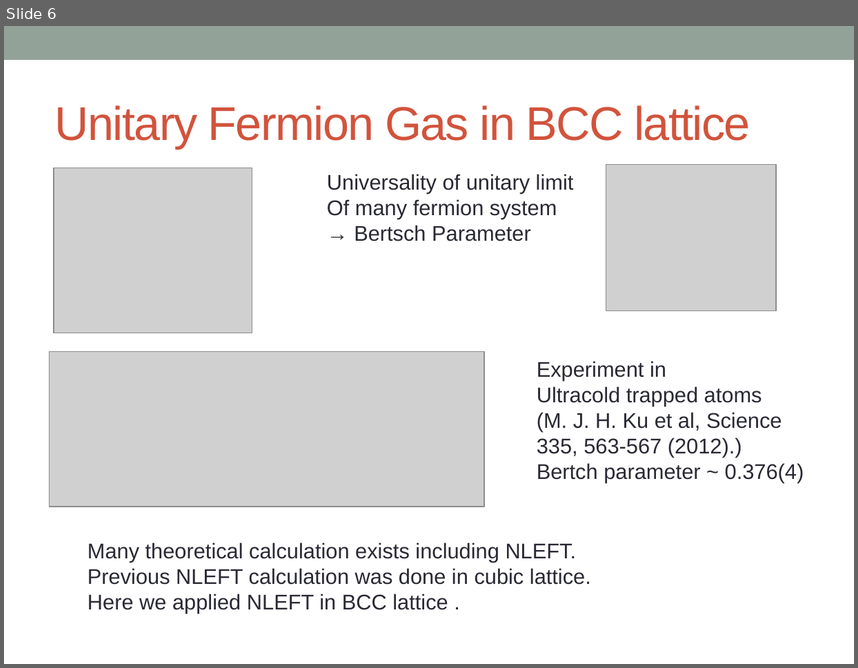
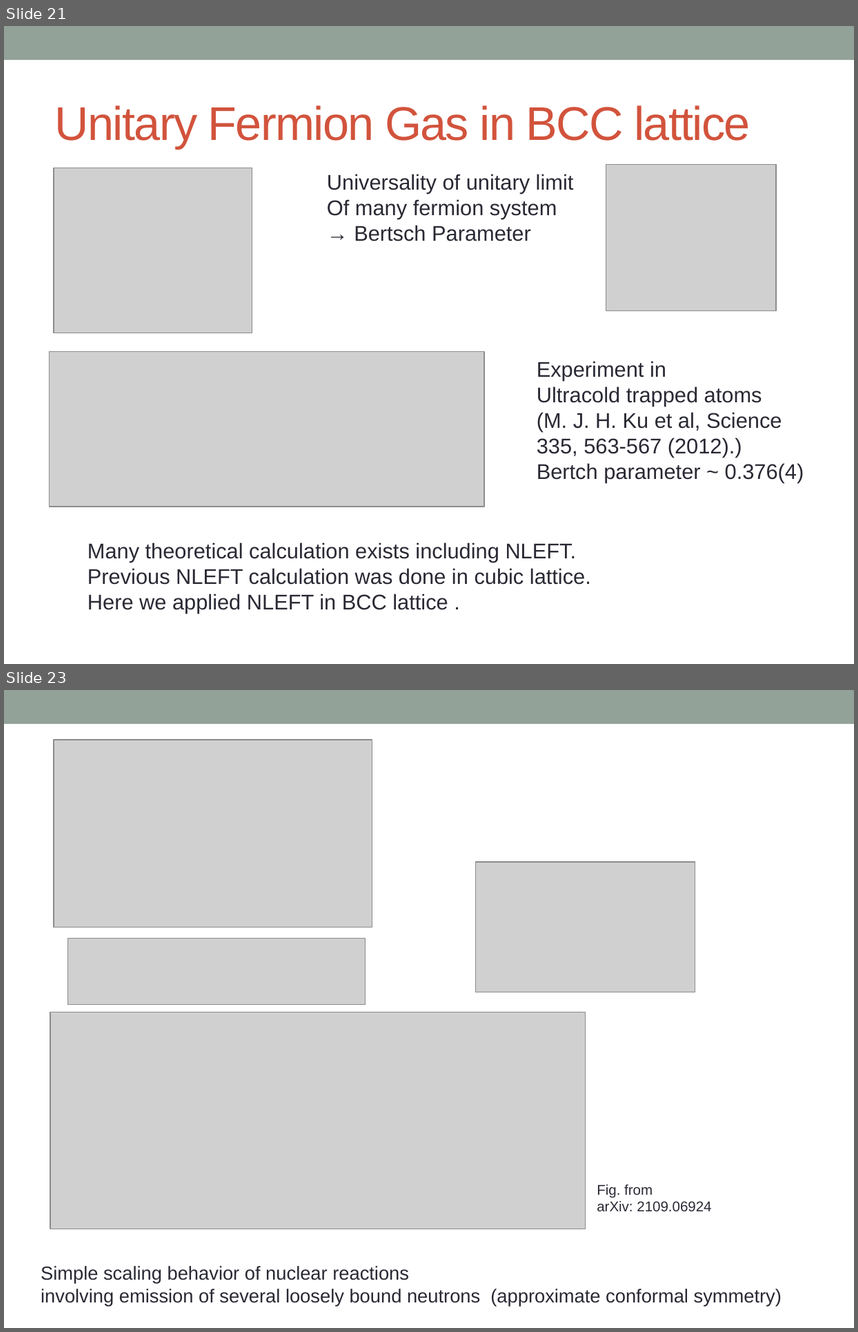
Before and after one commit to alphacentaury-github/NPSS2020, a slide deck: 20211002_BCC_OMEG.pptx. Shown one above the other, each under a label of ours: slide 6 before the commit, slides 21 and 23 after it; the slides between them are not shown. The pictures are 858x668 and 858x1332 pixels, drawn with LibreOffice and Linux fonts; fonts in the diff are those of the drawing; grey boxes stand for pictures. Boxes give left, top, right and bottom in pixels: in the first picture for what was removed or moved away, otherwise in the second. Text is boxed around its words. In the diff, an @@ line names an element or a change of style, - is before the commit and + after.

```diff
--- a/20211002_BCC_OMEG.pptx
+++ b/20211002_BCC_OMEG.pptx
@@ slide 23 added at [4, 690, 854, 1328], background #FFFFFF; not listed: 1 template element that a slide beside it also shows @@
@@ picture added at [53, 739, 372, 926] @@
@@ picture added at [476, 862, 695, 992] @@
@@ picture added at [67, 938, 366, 1005] @@
@@ picture added at [50, 1012, 586, 1229] @@
@@ text added at [597, 1184, 711, 1211], 12 pt, text #292934 @@
+Fig. from
+arXiv: 2109.06924
@@ text added at [41, 1265, 782, 1306], 16 pt, text #292934 @@
+Simple scaling behavior of nuclear reactions
+involving emission of several loosely bound neutrons (approximate conformal symmetry)
@@ what was slide 6 is now slide 21 @@
```
Also in this commit, not shown: 6 slides changed, 18 other slides added, 5 slides removed.
